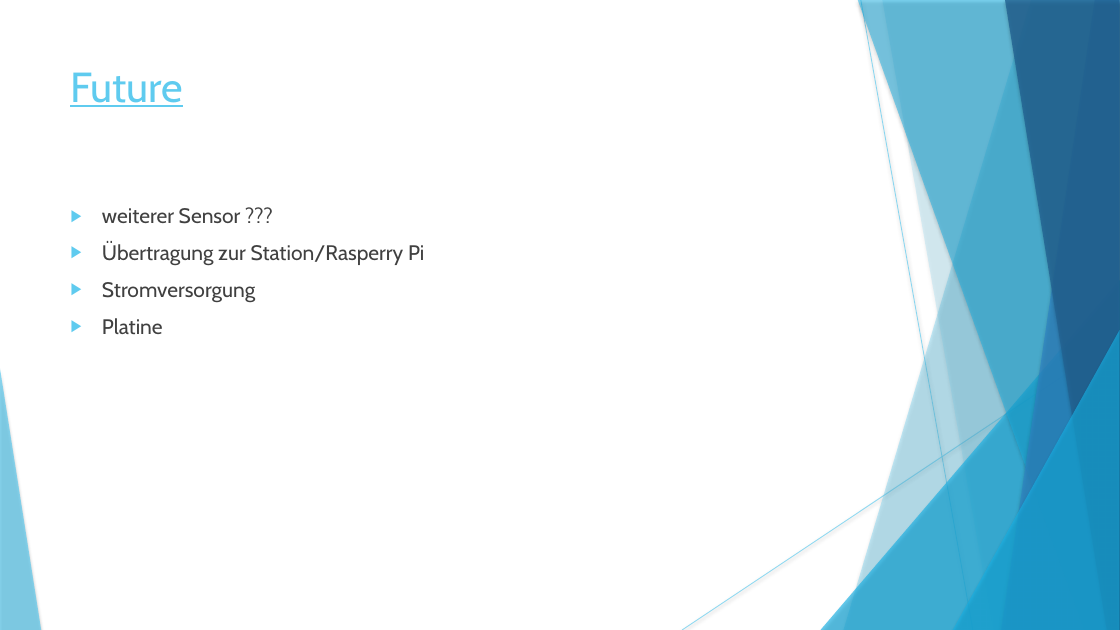
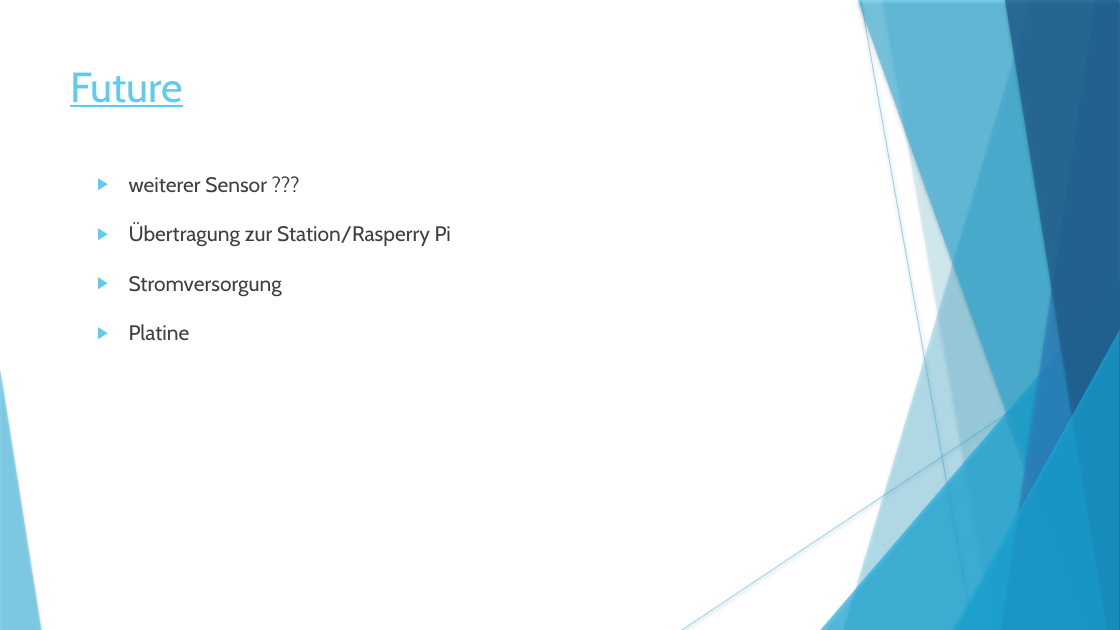
Before and after one commit to rinnerfabian/unistuff, a slide deck: slide 20 of 5. Semester/IoT/iot/powerPoint.pptx (slide 19 before the commit). Drawn at 1120x630 pixels with LibreOffice and Linux fonts; fonts in the diff are those of the drawing. Boxes give left, top, right and bottom in pixels: in the first picture for what was removed or moved away, otherwise in the second. Text is boxed around its words. In the diff, an @@ line names an element or a change of style, - is before the commit and + after.

Commit message:
pp

```diff
--- a/5. Semester/IoT/iot/powerPoint.pptx
+++ b/5. Semester/IoT/iot/powerPoint.pptx
@@ text "weiterer Sensor ???": place and size @@
-text "weiterer Sensor ???" at box(102, 208, 424, 334)
+text "weiterer Sensor ???" at box(129, 177, 451, 340)
@@ text "weiterer Sensor ???" at box(129, 177, 451, 340): line spacing 1 to 1.5 @@
```
Also in this commit, not shown: 1 other slide changed, 2 slides added, 1 slide removed.
